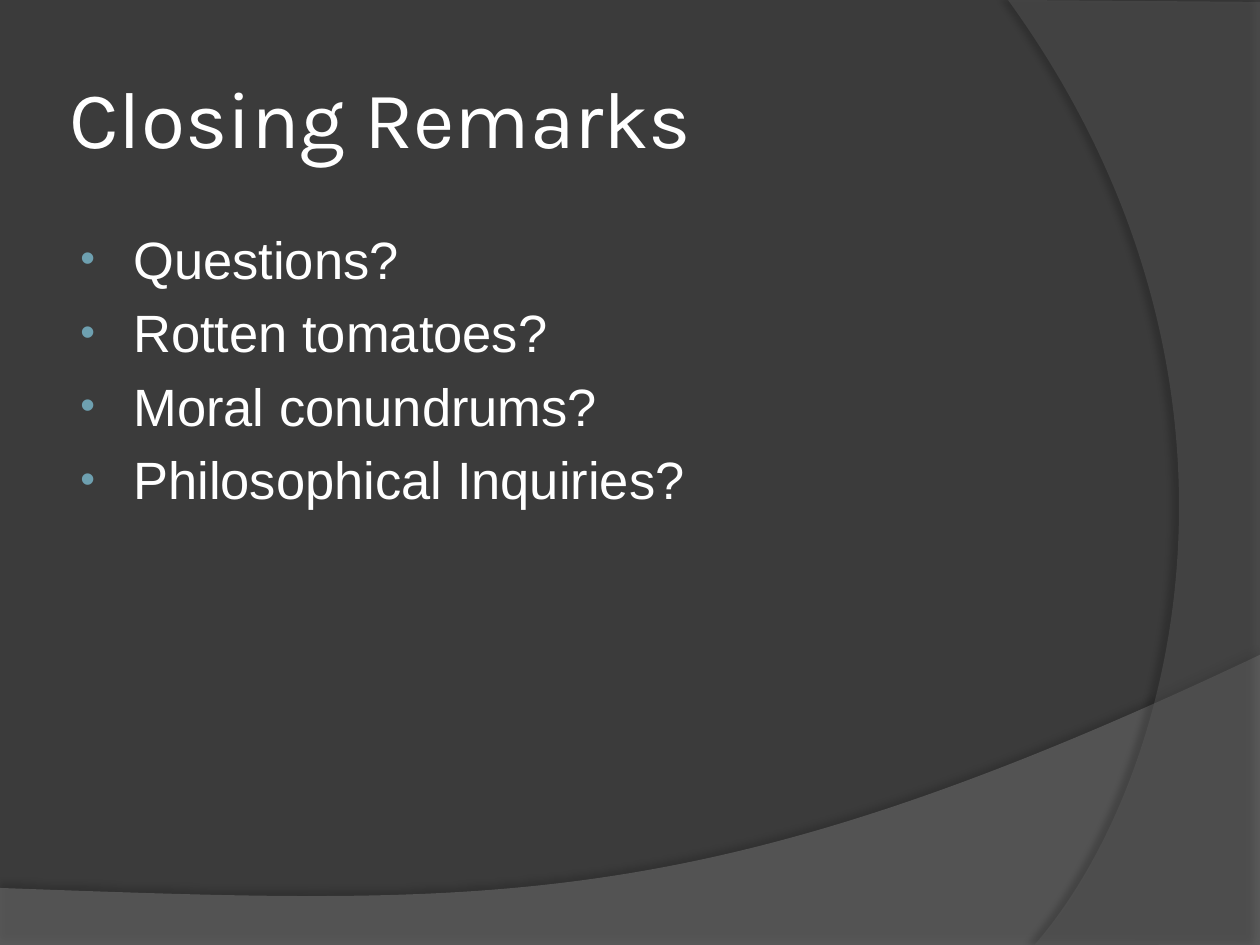
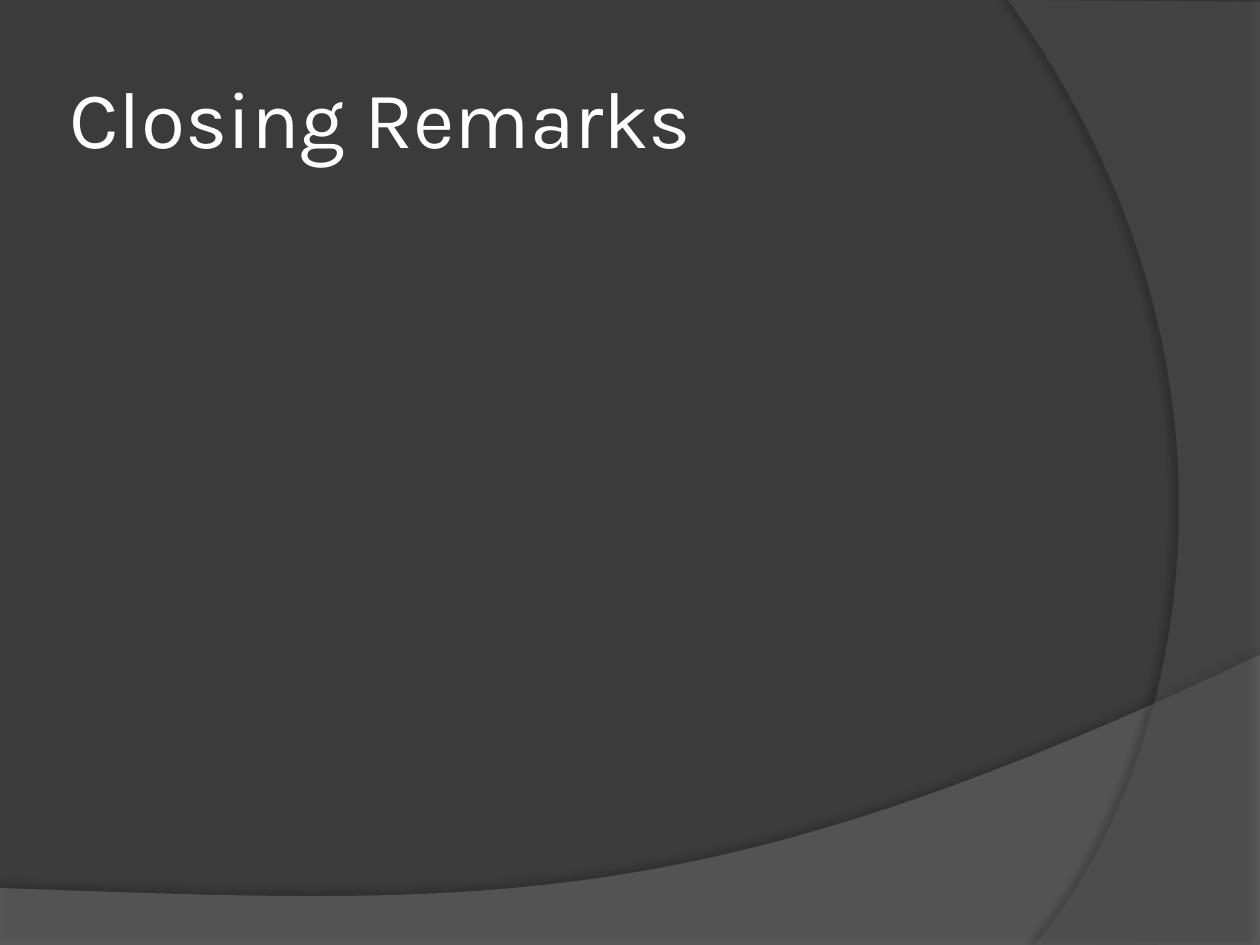
Before and after one commit to bsclayt1/CSE360-Project, a slide deck: slide 14 of Presentation/Presentation.pptx. Drawn at 1260x945 pixels with LibreOffice and Linux fonts; fonts in the diff are those of the drawing. Boxes give left, top, right and bottom in pixels: in the first picture for what was removed or moved away, otherwise in the second. Text is boxed around its words. In the diff, an @@ line names an element or a change of style, - is before the commit and + after.

Commit message:
Updated presentation

```diff
--- a/Presentation/Presentation.pptx
+++ b/Presentation/Presentation.pptx
@@ text removed at [133, 241, 684, 510] @@
-• Questions?
-• Rotten tomatoes?
-• Moral conundrums?
-• Philosophical Inquiries?
```
Also in this commit, not shown: 1 other slide changed, 3 other files.
